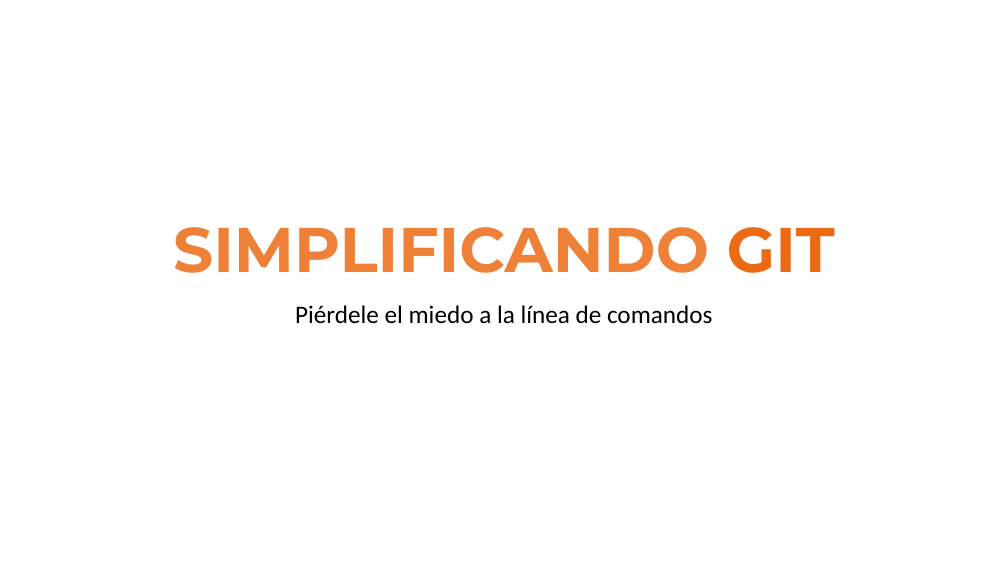
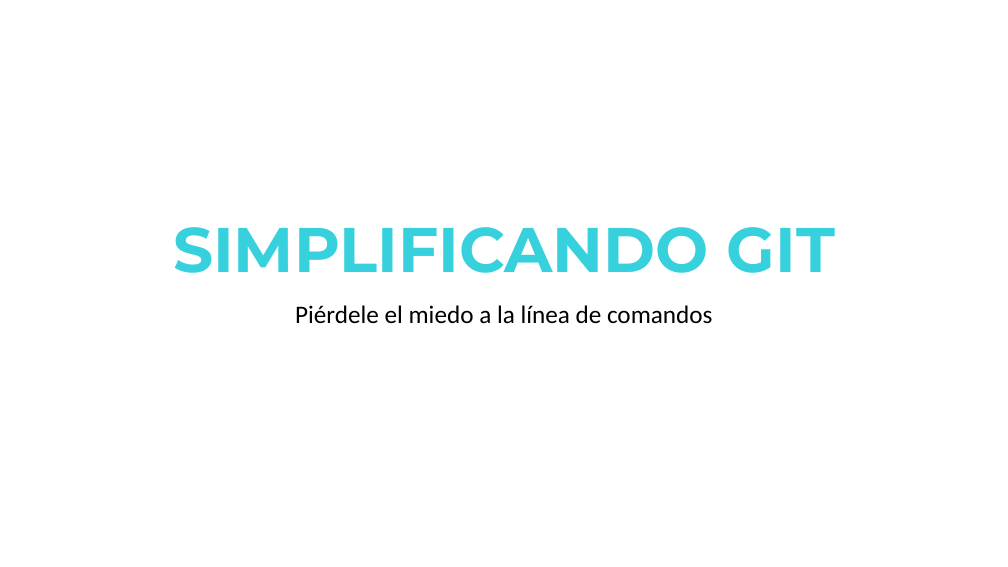
Before and after one commit to jofaval/talks-about, a slide deck: slide 1 of simplifying-git/fear-the-cli-no-more/simplifying-git-fear-the-cli-no-more.slides.es.pptx. Drawn at 1008x567 pixels with LibreOffice and Linux fonts; fonts in the diff are those of the drawing. Boxes give left, top, right and bottom in pixels: in the first picture for what was removed or moved away, otherwise in the second. Text is boxed around its words. In the diff, an @@ line names an element or a change of style, - is before the commit and + after.

```diff
--- a/simplifying-git/fear-the-cli-no-more/simplifying-git-fear-the-cli-no-more.slides.es.pptx
+++ b/simplifying-git/fear-the-cli-no-more/simplifying-git-fear-the-cli-no-more.slides.es.pptx
@@ title "SIMPLIFICANDO GIT" at box(173, 227, 835, 273): text colour gradient #B0500F to #EE8137 to #F4B183 to gradient #36D1DC to #5B86E5 in "SIMPLIFICANDO"; text colour gradient #EA6B14 to #C55A11 to #B85410 to gradient #36D1DC to #5B86E5 in "GIT" @@
```
Also in this commit, not shown: 1 other slide changed, 10 slides added, 1 other file.
